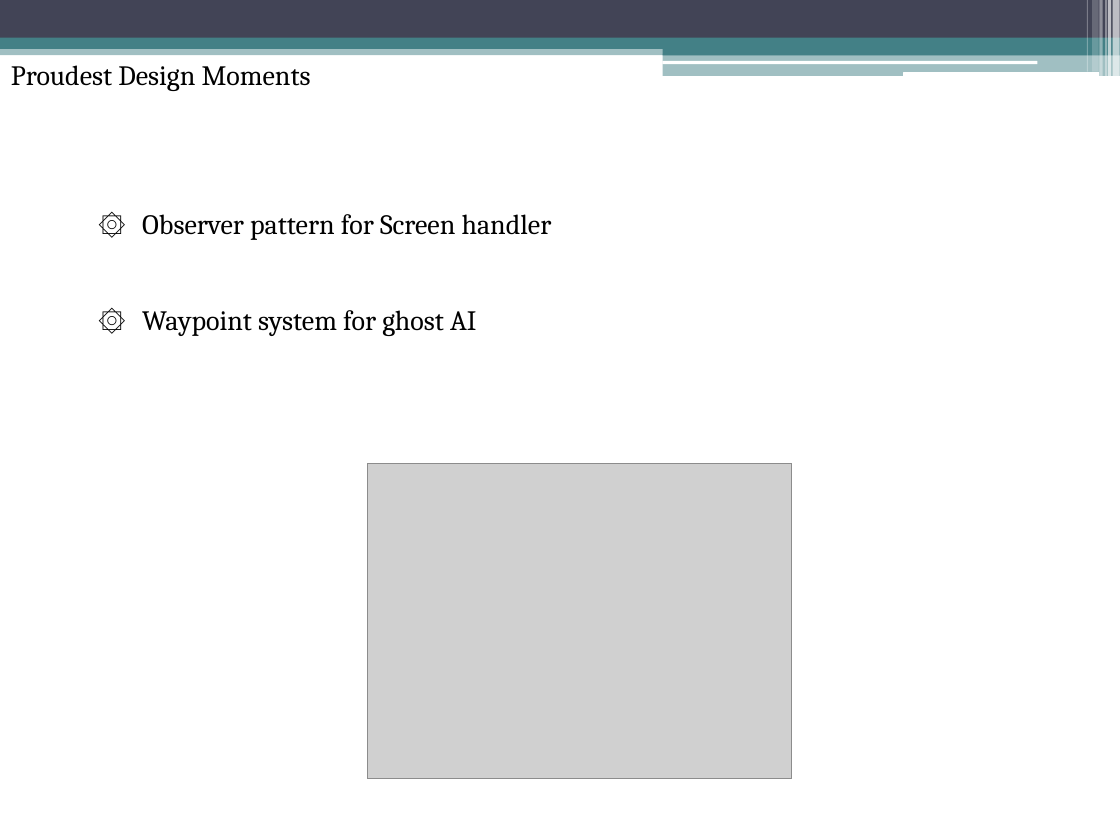
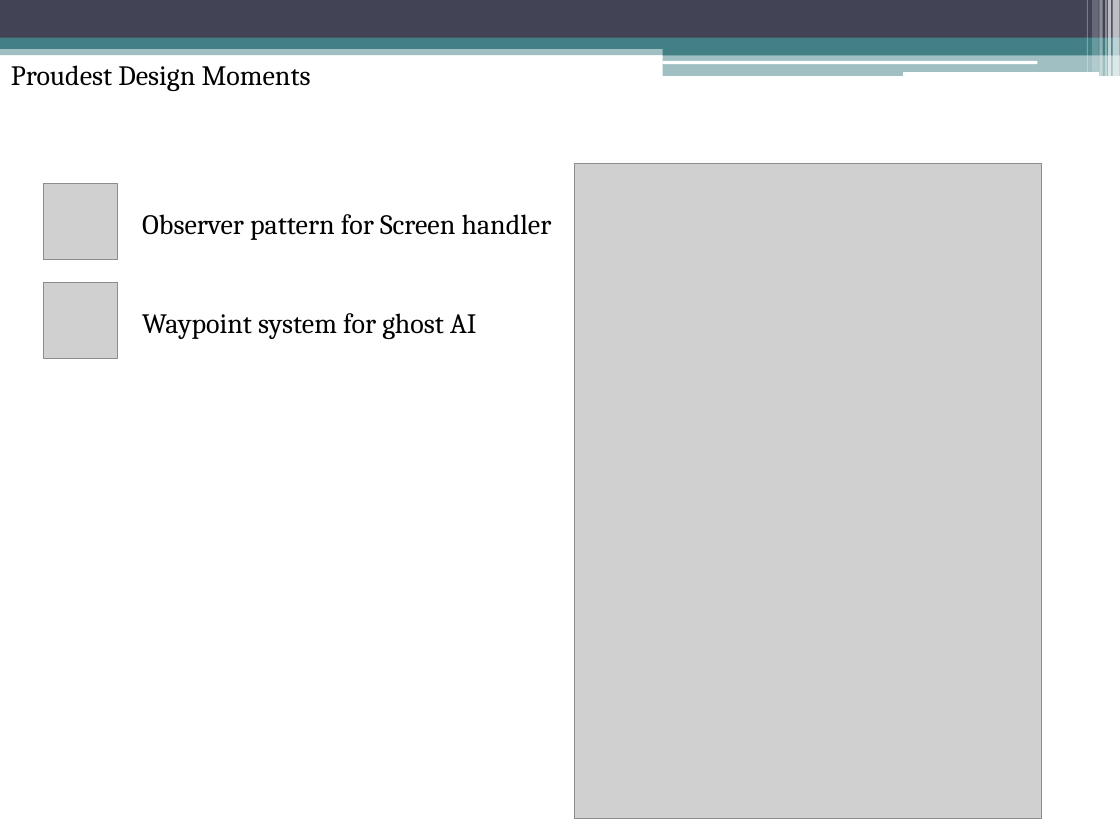
Before and after one commit to rasmustilljander/FOOT_Pacman, a slide deck: slide 5 of Reports/L4/Presentation/Presentation.pptx. Drawn at 1120x840 pixels with LibreOffice and Linux fonts; fonts in the diff are those of the drawing; grey boxes stand for pictures. Boxes give left, top, right and bottom in pixels: in the first picture for what was removed or moved away, otherwise in the second. Text is boxed around its words. In the diff, an @@ line names an element or a change of style, - is before the commit and + after.

```diff
--- a/Reports/L4/Presentation/Presentation.pptx
+++ b/Reports/L4/Presentation/Presentation.pptx
@@ picture added at bbox=[575, 164, 1042, 819] @@
@@ picture added at bbox=[44, 184, 118, 260] @@
@@ text removed at bbox=[87, 202, 141, 246] @@
-۞
@@ picture added at bbox=[44, 282, 118, 358] @@
@@ text removed at bbox=[87, 298, 141, 343] @@
-۞
@@ picture removed at bbox=[367, 464, 792, 778] @@
@@ picture removed at bbox=[367, 464, 792, 778] @@
```
Also in this commit, not shown: 7 other slides changed.
